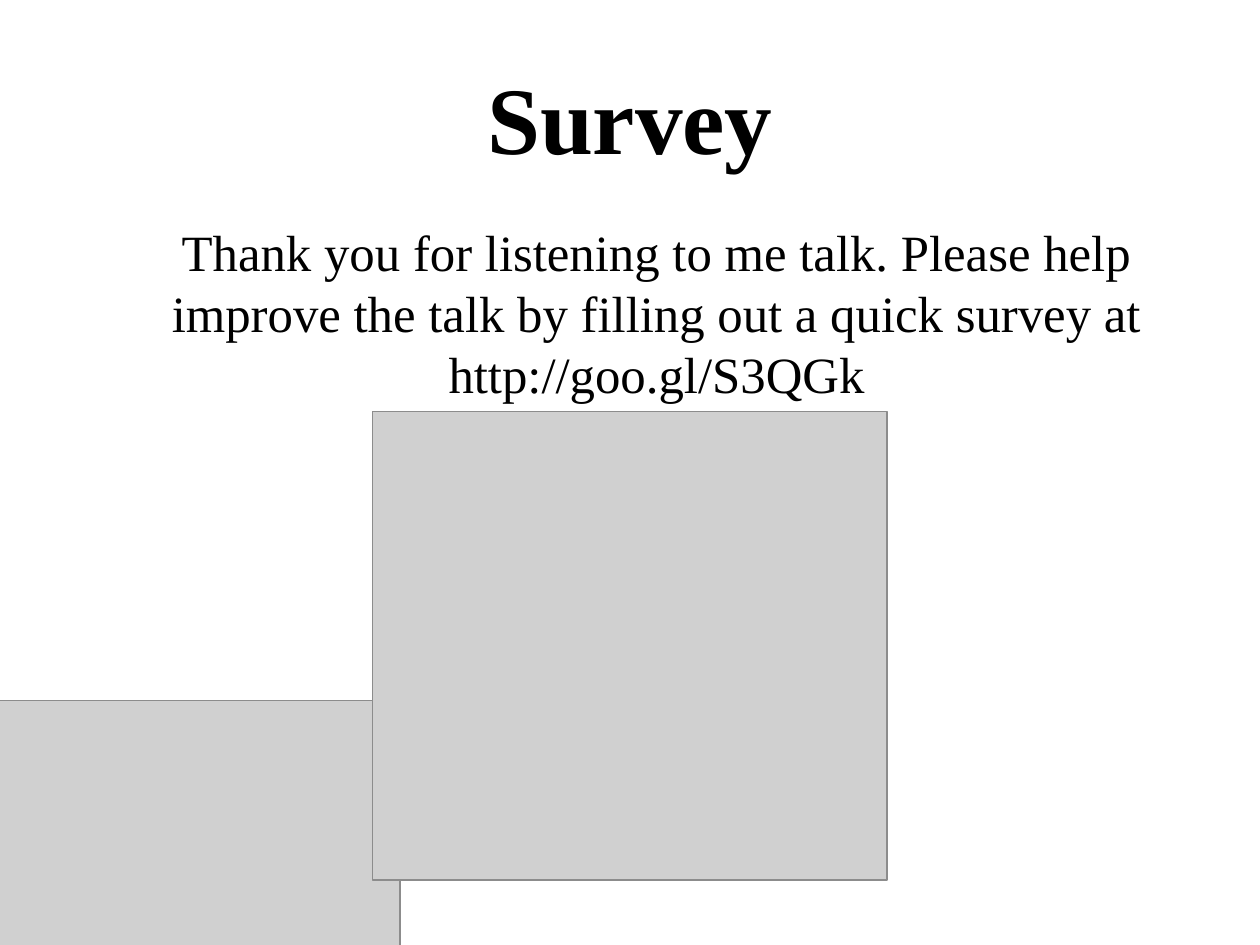
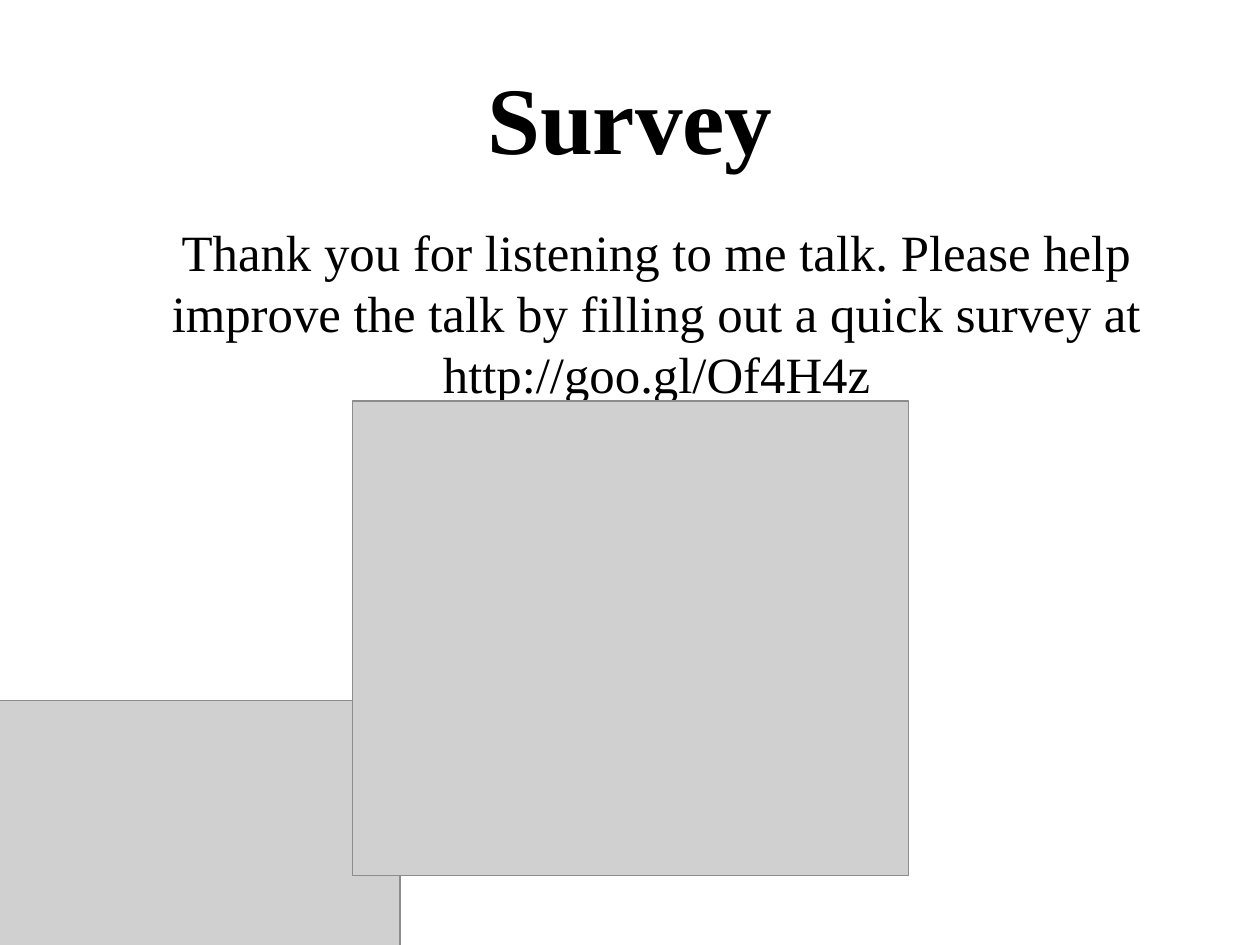
Before and after one commit to dpquigl/demystifying-selinux-part2, a slide deck: slide 79 of demystifying_selinux_part2_OSCON_19JUL2014.odp (slide 74 before the commit). Drawn at 1260x945 pixels with LibreOffice and Linux fonts; fonts in the diff are those of the drawing; grey boxes stand for pictures. Boxes give left, top, right and bottom in pixels: in the first picture for what was removed or moved away, otherwise in the second. Text is boxed around its words. In the diff, an @@ line names an element or a change of style, - is before the commit and + after.

```diff
--- a/demystifying_selinux_part2_OSCON_19JUL2014.odp
+++ b/demystifying_selinux_part2_OSCON_19JUL2014.odp
@@ text at bbox=[172, 235, 1141, 404]: text changed @@
-Thank you for listening to me talk. Please help improve the talk by filling out a quick survey at http://goo.gl/S3QGk
+Thank you for listening to me talk. Please help improve the talk by filling out a quick survey at http://goo.gl/Of4H4z
@@ picture: place and size @@
-picture at bbox=[373, 412, 887, 880]
+picture at bbox=[352, 401, 909, 876]
```
Also in this commit, not shown: 4 other slides changed, 5 slides added, 2 other files.
